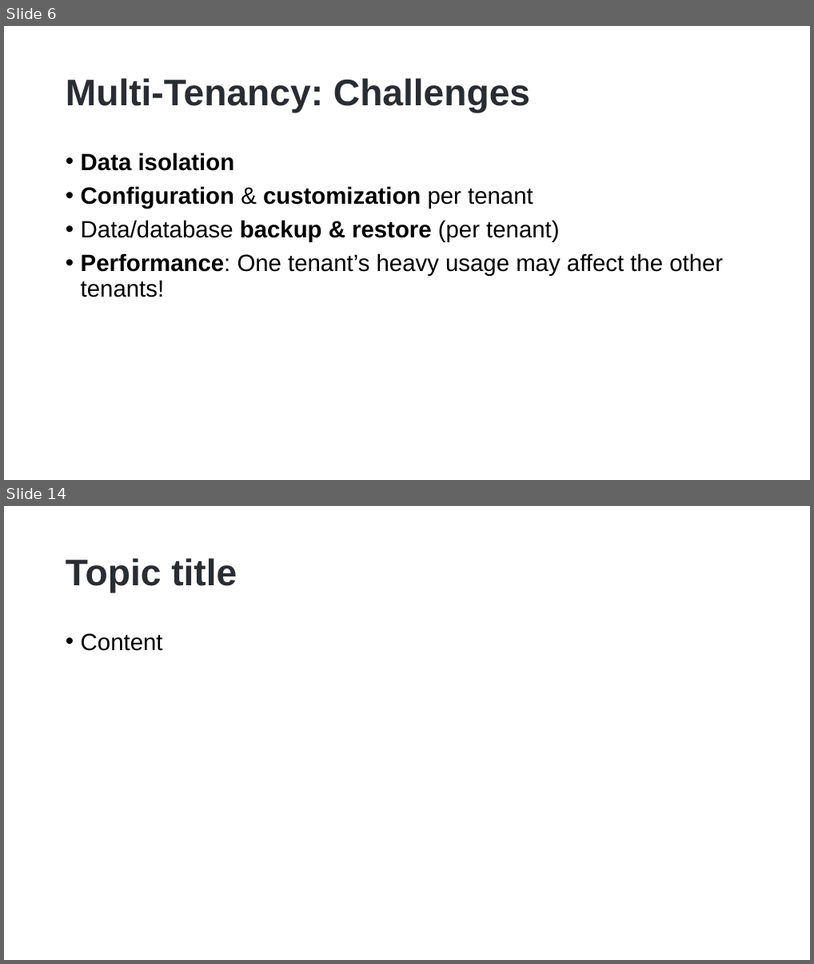
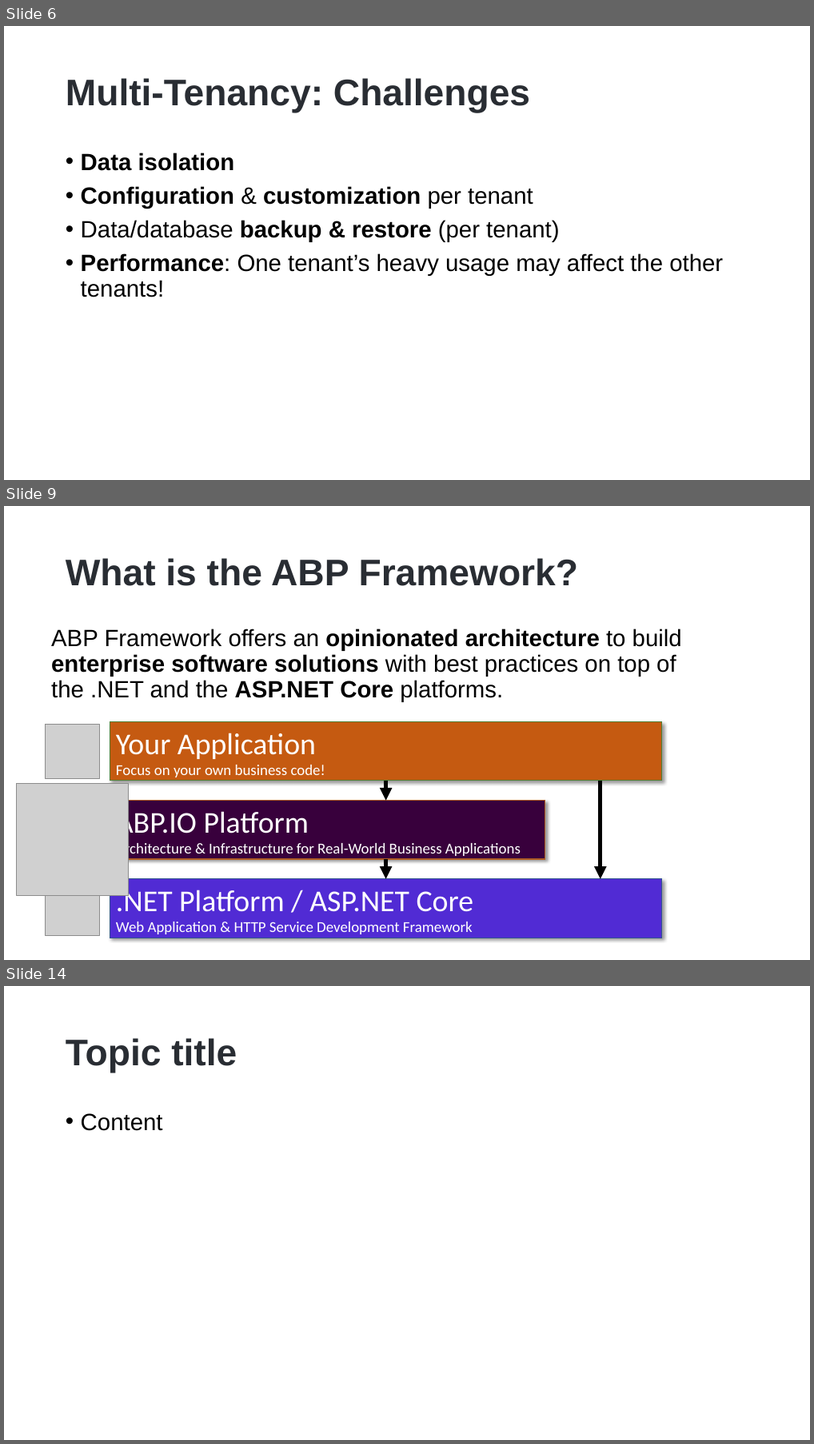
Before and after one commit to hikalkan/presentations, a slide deck: 2023-01-17 Dotnet Foundation Summit 2023/ABP Multi-Tenancy.pptx. Shown one above the other, each under a label of ours: slides 6 and 14 before the commit, slides 6, 9 and 14 after it; the slides between them are not shown. The pictures are 814x964 and 814x1444 pixels, drawn with LibreOffice and Linux fonts; fonts in the diff are those of the drawing; grey boxes stand for pictures; background and template pictures are left out. Boxes give left, top, right and bottom in pixels: in the first picture for what was removed or moved away, otherwise in the second. Text is boxed around its words. In the diff, an @@ line names an element or a change of style, - is before the commit and + after.

```diff
--- a/2023-01-17 Dotnet Foundation Summit 2023/ABP Multi-Tenancy.pptx
+++ b/2023-01-17 Dotnet Foundation Summit 2023/ABP Multi-Tenancy.pptx
@@ slide 9 added at (4,506,810,960), background picture (left out) @@
@@ title added at (66,558,578,586), 44 pt, text #292D33, bold @@
+What is the ABP Framework?
@@ text added at (51,628,682,701), 28 pt, text #000000 @@
+ABP Framework offers an opinionated architecture to build enterprise software solutions with best practices on top of the .NET and the ASP.NET Core platforms.
@@ picture added at (45,724,99,779) @@
@@ rectangle added at (110,722,662,780), fill #C55A11, outline #538035 1 pt, 18 pt, text #FFFFFF @@
+Your Application
+Focus on your own business code!
@@ picture added at (17,783,129,895) @@
@@ arrow added from (386, 780) to (386, 800), #000000 5 pt @@
@@ arrow added from (601, 780) to (601, 879), #000000 5 pt @@
@@ rectangle added at (110,800,545,859), fill #38003C, outline #AF5C24 1 pt, 18 pt, text #FFFFFF @@
+ABP.IO Platform
+Architecture & Infrastructure for Real-World Business Applications
@@ arrow added from (386, 859) to (386, 879), #000000 5 pt @@
@@ picture added at (45,880,99,935) @@
@@ rectangle added at (110,879,662,937), fill #512BD4, outline #325491 1 pt, 18 pt, text #FFFFFF @@
+.NET Platform / ASP.NET Core
+Web Application & HTTP Service Development Framework
```
Also in this commit, not shown: 3 slides changed, 4 other slides added, 5 slides removed.
